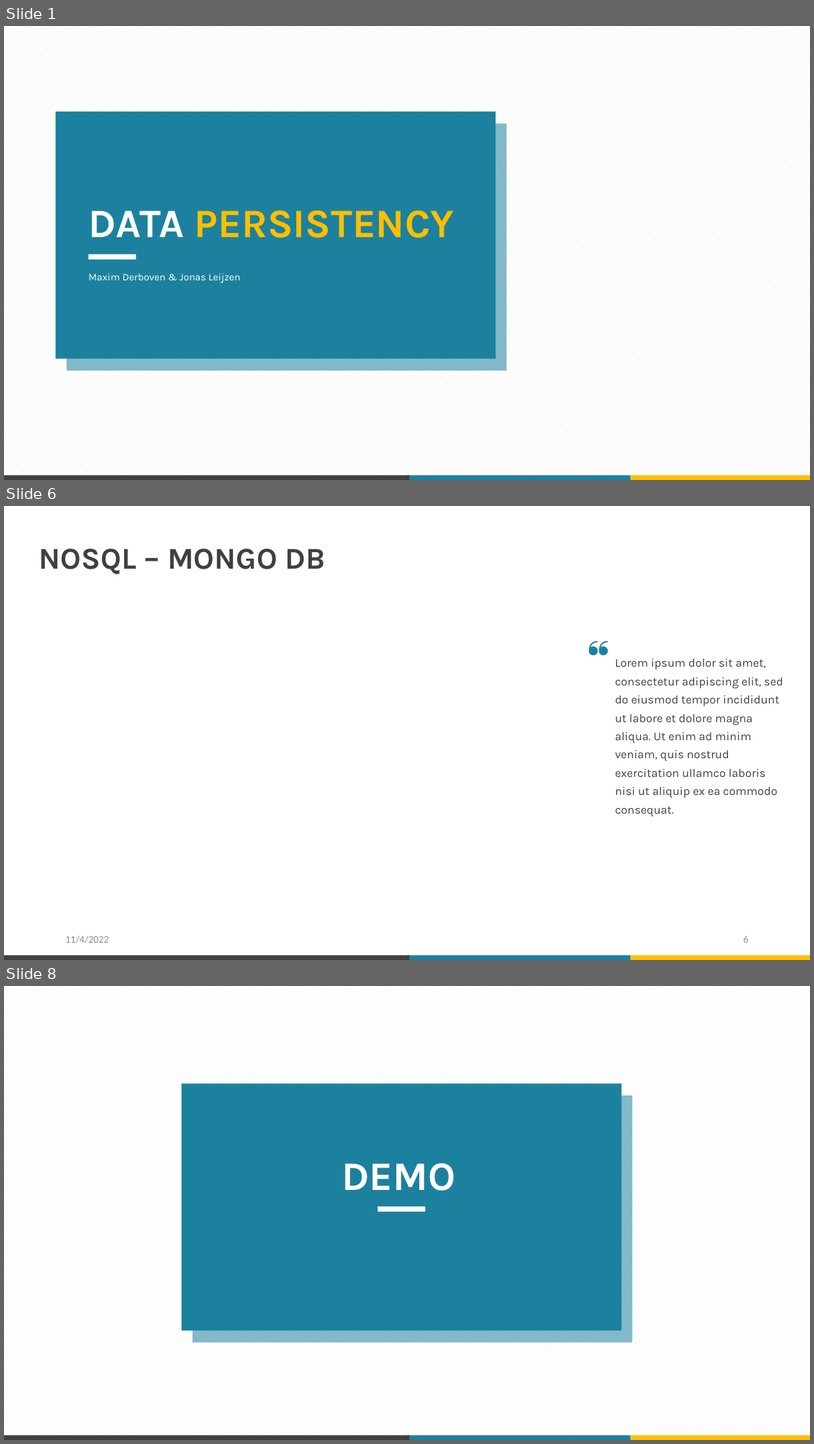
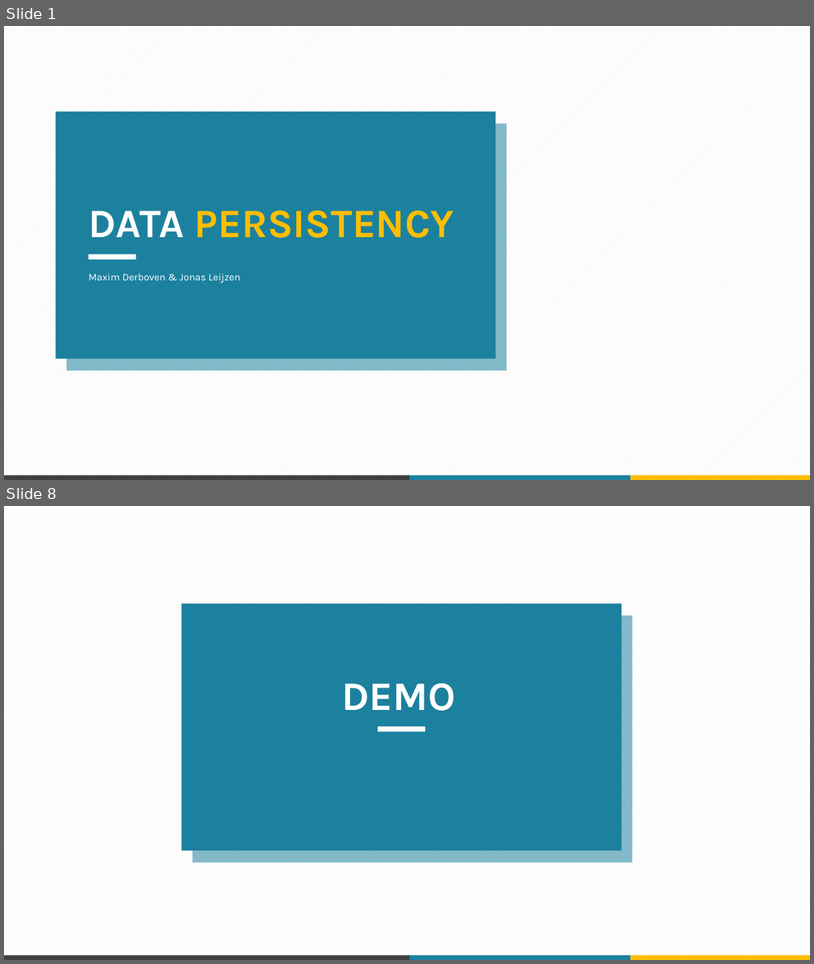
Before and after one commit to maximderboven/datawarehouse, a slide deck: Presentatie.pptx. Shown one above the other, each under a label of ours: slides 1, 6 and 8 before the commit, slides 1 and 8 after it; the slides between them are not shown. The pictures are 814x1444 and 814x964 pixels, drawn with LibreOffice and Linux fonts; fonts in the diff are those of the drawing. Boxes give left, top, right and bottom in pixels: in the first picture for what was removed or moved away, otherwise in the second. Text is boxed around its words. In the diff, an @@ line names an element or a change of style, - is before the commit and + after.

Commit message:
Did reflection before exam and added mongodb part to presentation

```diff
--- a/Presentatie.pptx
+++ b/Presentatie.pptx
@@ slide 6 removed at (4, 506, 810, 960), background #FFFFFF @@
@@ text removed at (39, 548, 325, 574) @@
-NOSQL – MONGO DB
@@ freeform shape removed at (589, 641, 599, 655) @@
@@ freeform shape removed at (599, 641, 608, 655) @@
@@ text removed at (615, 659, 784, 798) @@
-Lorem ipsum dolor sit amet, consectetur adipiscing elit, sed do eiusmod tempor incididunt ut labore et dolore magna aliqua. Ut enim ad minim veniam, quis nostrud exercitation ullamco laboris nisi ut aliquip ex ea commodo consequat.
@@ text removed at (65, 935, 108, 943) @@
-11/4/2022
@@ page number removed at (743, 936, 748, 942) @@
-6
@@ rectangle removed at (4, 955, 410, 960) @@
@@ rectangle removed at (407, 955, 631, 960) @@
@@ rectangle removed at (631, 955, 810, 960) @@
```
Also in this commit, not shown: 5 slides changed, 1 slide added, 2 other files.
